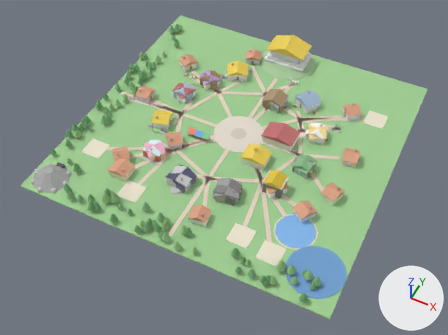
Two versions of the glTF model village/village.glb, one commit apart.
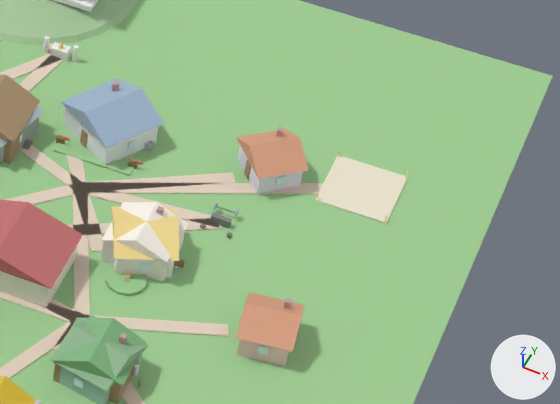
The first picture shows the older version from a camera (50 mm lens) standing at (72.5, -158.1, 174.4) and looking at (0.0, -13.1, -6.9). The close-ups show the older and then the newer version on the part from 62% to 96% of the width and 20% to 53% of the height of that picture. Only the edits that show in the close-ups are written down. Lighting does not change. The marker at lower right points along +X, +Y and +Z. Where no turn or scale is listed for an object, it has been applied to the vertices.

The older version as bpy lines, for what is in view:
```python
me_cube_056 = bpy.data.meshes.new('Cube.056')
me_cube_056.from_pydata(...)  # 8 vertices, 12 faces; spans x -9.5..9.5, y -4.5..4.5, z -0.1..0.1
me_cube_056.materials.append(mat_jalan)  # beige #e6d4c1
me_cube_167 = bpy.data.meshes.new('Cube.167')
me_cube_167.from_pydata(...)  # 8 vertices, 12 faces; spans x -4.14..4.14, y -4.4..4.4, z -1.5..1.5
me_cube_167.materials.append(mat_dinding_apollo)  # white #fffaf1
me_hermes_atap_mesh_001 = bpy.data.meshes.new('hermes_atap_mesh.001')
me_hermes_atap_mesh_001.from_pydata([(-3.8, -3.3, 0.0), (3.8, -3.3, 0.0), (3.8, 3.3, 0.0), (-3.8, 3.3, 0.0), (0.0, -3.3, 2.0), (0.0, 3.3, 2.0)], [], [(0, 1, 4), (2, 3, 5), (1, 2, 5), (1, 5, 4), (3, 0, 4), (3, 4, 5), (0, 3, 2), (0, 2, 1)])
me_hermes_atap_mesh_001.materials.append(mat_atap)  # yellow #ddc03b
ob_apollo_dinding = bpy.data.objects.new('apollo_dinding', me_cube_167)
ob_apollo_dinding.location = (28.0, 12.0, 1.5)
ob_hermes_atap_001 = bpy.data.objects.new('hermes_atap.001', me_hermes_atap_mesh_001)
ob_hermes_atap_001.location = (24.0, -20.0, 5.2)
ob_jalan_ring_1_ring_2 = bpy.data.objects.new('jalan_ring_1_ring_2', me_cube_056)
ob_jalan_ring_1_ring_2.location = (9.19, 22.19, 0.06)
# also in view: 'psyche_dinding' at (36.0, 30.0, 1.4); 'plot_3' at (46.0, 32.0, 0.1); 'jalan_door_ariadne_ring_0' at (33.0, 2.7, 0.1); 'tanah' at (0.0, 0.0, -0.3); 'psyche_atap' at (36.0, 30.0, 3.7)
```
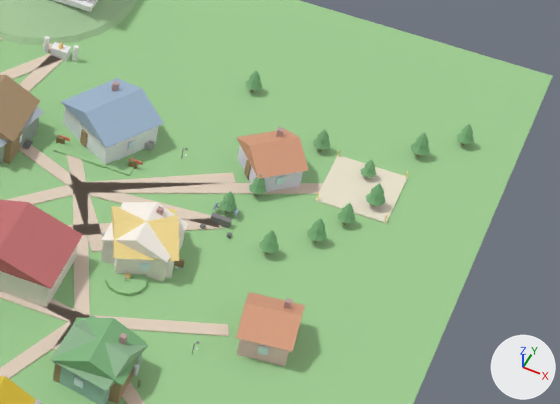
Not visible in the close-ups: 'pohon_2_batang', 'pohon_3_batang', 'pohon_4_batang', 'pohon_5_batang', 'pohon_6_batang', 'pohon_7_batang', 'pohon_8_batang', 'pohon_9_batang', 'pohon_10_batang'.

Where the newer file only moved an object's origin or applied its transform, the numbers keep the older frame.

The change, as a diff of the scene's bpy script:
```diff
--- a/village/village.glb.py
+++ b/village/village.glb.py
@@ ob_pohon_10_daun2 @@
+ob_pohon_10_daun2 = bpy.data.objects.new('pohon_10_daun2', me_cone_023_1)  # an 8-sided cut cone along z (radius 0.6 at the low end, 0.08 at the high end) spanning x -0.6..0.6, y -0.6..0.6, z -0.48..0.48; in mat_daun2__3a7a3a (green #83b883)
+ob_pohon_10_daun2.location = (46.0, 34.0, 2.24)
@@ ob_pohon_10_daun1 @@
+ob_pohon_10_daun1 = bpy.data.objects.new('pohon_10_daun1', me_cone_022_1)  # an 8-sided cut cone along z (radius 0.88 at the low end, 0.12 at the high end) spanning x -0.88..0.88, y -0.88..0.88, z -0.64..0.64; in mat_daun__3a7a3a (green #83b883)
+ob_pohon_10_daun1.location = (46.0, 34.0, 1.52)
@@ ob_pohon_10_batang @@
+ob_pohon_10_batang = bpy.data.objects.new('pohon_10_batang', me_cylinder_051_1)  # an 8-sided cylinder along z spanning x -0.144..0.144, y -0.144..0.144, z -0.56..0.56; in mat_kayu (beige #ad9371)
+ob_pohon_10_batang.location = (46.0, 34.0, 0.56)
@@ ob_pohon_9_daun2 @@
+ob_pohon_9_daun2 = bpy.data.objects.new('pohon_9_daun2', me_cone_021_1)  # an 8-sided cut cone along z (radius 0.675 at the low end, 0.09 at the high end) spanning x -0.675..0.675, y -0.675..0.675, z -0.54..0.54; in mat_daun2__3a7a3a (green #83b883)
+ob_pohon_9_daun2.location = (36.0, 26.0, 2.52)
@@ ob_pohon_9_daun1 @@
+ob_pohon_9_daun1 = bpy.data.objects.new('pohon_9_daun1', me_cone_020_1)  # an 8-sided cut cone along z (radius 0.99 at the low end, 0.14 at the high end) spanning x -0.99..0.99, y -0.99..0.99, z -0.72..0.72; in mat_daun__3a7a3a (green #83b883)
+ob_pohon_9_daun1.location = (36.0, 26.0, 1.71)
@@ ob_pohon_9_batang @@
+ob_pohon_9_batang = bpy.data.objects.new('pohon_9_batang', me_cylinder_050_1)  # an 8-sided cylinder along z spanning x -0.162..0.162, y -0.162..0.162, z -0.63..0.63; in mat_kayu (beige #ad9371)
+ob_pohon_9_batang.location = (36.0, 26.0, 0.63)
@@ ob_pohon_8_daun2 @@
+ob_pohon_8_daun2 = bpy.data.objects.new('pohon_8_daun2', me_cone_021_1.copy())
+ob_pohon_8_daun2.location = (46.0, 26.0, 2.52)
@@ ob_pohon_8_daun1 @@
+ob_pohon_8_daun1 = bpy.data.objects.new('pohon_8_daun1', me_cone_020_1.copy())
+ob_pohon_8_daun1.location = (46.0, 26.0, 1.71)
@@ ob_pohon_8_batang @@
+ob_pohon_8_batang = bpy.data.objects.new('pohon_8_batang', me_cylinder_050_1.copy())
+ob_pohon_8_batang.location = (46.0, 26.0, 0.63)
@@ ob_pohon_7_daun2 @@
+ob_pohon_7_daun2 = bpy.data.objects.new('pohon_7_daun2', me_cone_021_1.copy())
+ob_pohon_7_daun2.location = (30.0, 42.0, 2.52)
@@ ob_pohon_7_daun1 @@
+ob_pohon_7_daun1 = bpy.data.objects.new('pohon_7_daun1', me_cone_020_1.copy())
+ob_pohon_7_daun1.location = (30.0, 42.0, 1.71)
@@ ob_pohon_7_batang @@
+ob_pohon_7_batang = bpy.data.objects.new('pohon_7_batang', me_cylinder_050_1.copy())
+ob_pohon_7_batang.location = (30.0, 42.0, 0.63)
@@ ob_pohon_6_daun2 @@
+ob_pohon_6_daun2 = bpy.data.objects.new('pohon_6_daun2', me_cone_021_1.copy())
+ob_pohon_6_daun2.location = (54.0, 44.0, 2.52)
@@ ob_pohon_6_daun1 @@
+ob_pohon_6_daun1 = bpy.data.objects.new('pohon_6_daun1', me_cone_020_1.copy())
+ob_pohon_6_daun1.location = (54.0, 44.0, 1.71)
@@ ob_pohon_6_batang @@
+ob_pohon_6_batang = bpy.data.objects.new('pohon_6_batang', me_cylinder_050_1.copy())
+ob_pohon_6_batang.location = (54.0, 44.0, 0.63)
@@ ob_pohon_5_daun2 @@
+ob_pohon_5_daun2 = bpy.data.objects.new('pohon_5_daun2', me_cone_013_1)  # an 8-sided cut cone along z (radius 0.75 at the low end, 0.1 at the high end) spanning x -0.75..0.75, y -0.75..0.75, z -0.6..0.6; in mat_daun2__3a7a3a (green #83b883)
+ob_pohon_5_daun2.location = (50.0, 40.0, 2.8)
@@ ob_pohon_5_daun1 @@
+ob_pohon_5_daun1 = bpy.data.objects.new('pohon_5_daun1', me_cone_012_1)  # an 8-sided cut cone along z (radius 1.1 at the low end, 0.15 at the high end) spanning x -1.1..1.1, y -1.1..1.1, z -0.8..0.8; in mat_daun__3a7a3a (green #83b883)
+ob_pohon_5_daun1.location = (50.0, 40.0, 1.9)
@@ ob_pohon_5_batang @@
+ob_pohon_5_batang = bpy.data.objects.new('pohon_5_batang', me_cylinder_046_1)  # an 8-sided cylinder along z spanning x -0.18..0.18, y -0.18..0.18, z -0.7..0.7; in mat_kayu (beige #ad9371)
+ob_pohon_5_batang.location = (50.0, 40.0, 0.7)
@@ ob_pohon_4_daun2 @@
+ob_pohon_4_daun2 = bpy.data.objects.new('pohon_4_daun2', me_cone_021_1.copy())
+ob_pohon_4_daun2.location = (40.0, 36.0, 2.52)
@@ ob_pohon_4_daun1 @@
+ob_pohon_4_daun1 = bpy.data.objects.new('pohon_4_daun1', me_cone_020_1.copy())
+ob_pohon_4_daun1.location = (40.0, 36.0, 1.71)
@@ ob_pohon_4_batang @@
+ob_pohon_4_batang = bpy.data.objects.new('pohon_4_batang', me_cylinder_050_1.copy())
+ob_pohon_4_batang.location = (40.0, 36.0, 0.63)
@@ ob_pohon_3_daun2 @@
+ob_pohon_3_daun2 = bpy.data.objects.new('pohon_3_daun2', me_cone_013_1.copy())
+ob_pohon_3_daun2.location = (48.0, 30.0, 2.8)
@@ ob_pohon_3_daun1 @@
+ob_pohon_3_daun1 = bpy.data.objects.new('pohon_3_daun1', me_cone_012_1.copy())
+ob_pohon_3_daun1.location = (48.0, 30.0, 1.9)
@@ ob_pohon_3_batang @@
+ob_pohon_3_batang = bpy.data.objects.new('pohon_3_batang', me_cylinder_046_1.copy())
+ob_pohon_3_batang.location = (48.0, 30.0, 0.7)
@@ ob_pohon_2_daun2 @@
+ob_pohon_2_daun2 = bpy.data.objects.new('pohon_2_daun2', me_cone_013_1.copy())
+ob_pohon_2_daun2.location = (44.0, 22.0, 2.8)
@@ ob_pohon_2_daun1 @@
+ob_pohon_2_daun1 = bpy.data.objects.new('pohon_2_daun1', me_cone_006)
+ob_pohon_2_daun1.location = (44.0, 22.0, 1.9)
@@ ob_pohon_2_batang @@
+ob_pohon_2_batang = bpy.data.objects.new('pohon_2_batang', me_cylinder_046_1.copy())
+ob_pohon_2_batang.location = (44.0, 22.0, 0.7)
@@ ob_pohon_1_daun2 @@
+ob_pohon_1_daun2 = bpy.data.objects.new('pohon_1_daun2', me_cone_021_1.copy())
+ob_pohon_1_daun2.location = (34.0, 22.0, 2.52)
@@ ob_pohon_1_daun1 @@
+ob_pohon_1_daun1 = bpy.data.objects.new('pohon_1_daun1', me_cone_020_1.copy())
+ob_pohon_1_daun1.location = (34.0, 22.0, 1.71)
@@ ob_pohon_0_daun2 @@
+ob_pohon_0_daun2 = bpy.data.objects.new('pohon_0_daun2', me_cone_013_1.copy())
+ob_pohon_0_daun2.location = (40.0, 18.0, 2.8)
@@ ob_pohon_0_daun1 @@
+ob_pohon_0_daun1 = bpy.data.objects.new('pohon_0_daun1', me_cone_012_1.copy())
+ob_pohon_0_daun1.location = (40.0, 18.0, 1.9)
```

What differs and where, as boxes [x1, y1, x2, y2] in the close-ups (560 x 404 px):
'pohon_0_daun1', added: after [259, 240, 279, 253]
'pohon_2_daun1', added: after [307, 228, 327, 241]
'pohon_3_daun1', added: after [366, 193, 385, 206]
'pohon_5_daun1', added: after [410, 142, 430, 155]
'pohon_1_daun1', added: after [219, 200, 237, 212]
'pohon_8_daun1', added: after [337, 211, 355, 223]
'pohon_6_daun1', added: after [456, 132, 474, 144]
'pohon_9_daun1', added: after [249, 183, 266, 194]
'pohon_4_daun1', added: after [313, 138, 330, 149]
'pohon_7_daun1', added: after [245, 79, 262, 90]
'pohon_0_daun2', added: after [264, 230, 277, 243]
'pohon_2_daun2', added: after [312, 218, 325, 232]
'pohon_3_daun2', added: after [371, 183, 384, 196]
'pohon_5_daun2', added: after [416, 132, 429, 145]
'pohon_10_daun1', added: after [361, 167, 376, 177]
'pohon_8_daun2', added: after [342, 203, 354, 215]
'pohon_1_daun2', added: after [223, 191, 235, 203]
'pohon_4_daun2', added: after [317, 129, 329, 141]
'pohon_6_daun2', added: after [461, 124, 473, 135]
'pohon_7_daun2', added: after [249, 70, 261, 82]
'pohon_9_daun2', added: after [253, 174, 265, 186]
'pohon_10_daun2', added: after [365, 159, 375, 170]
